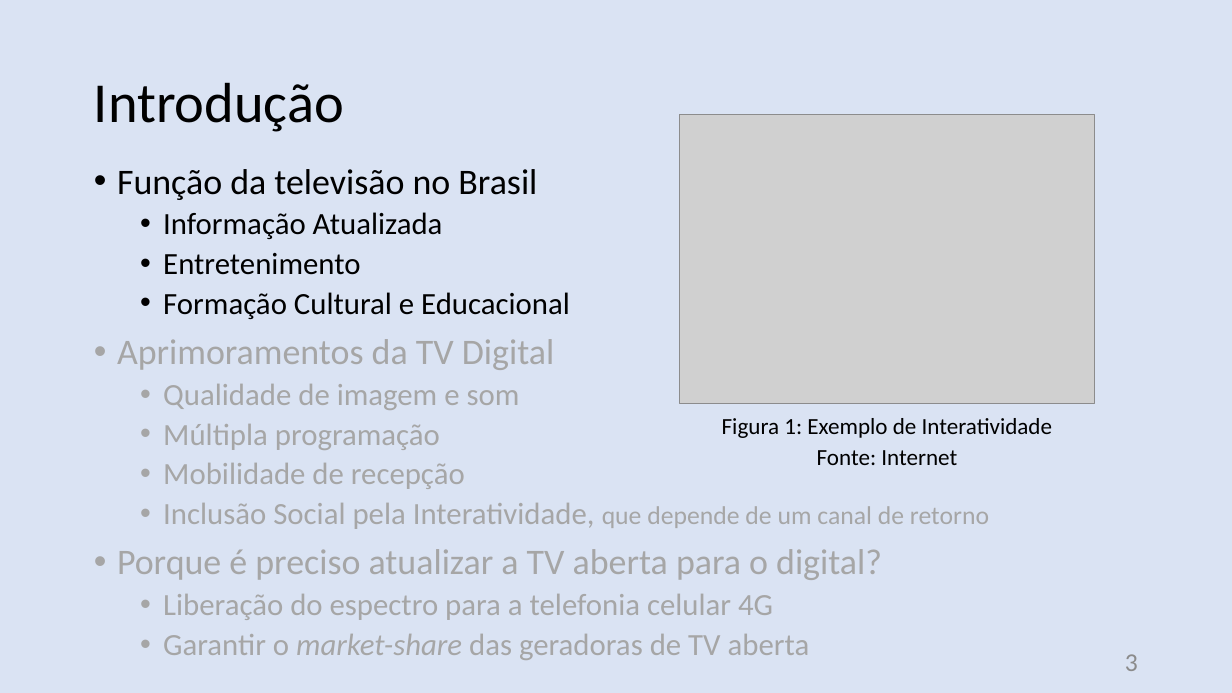
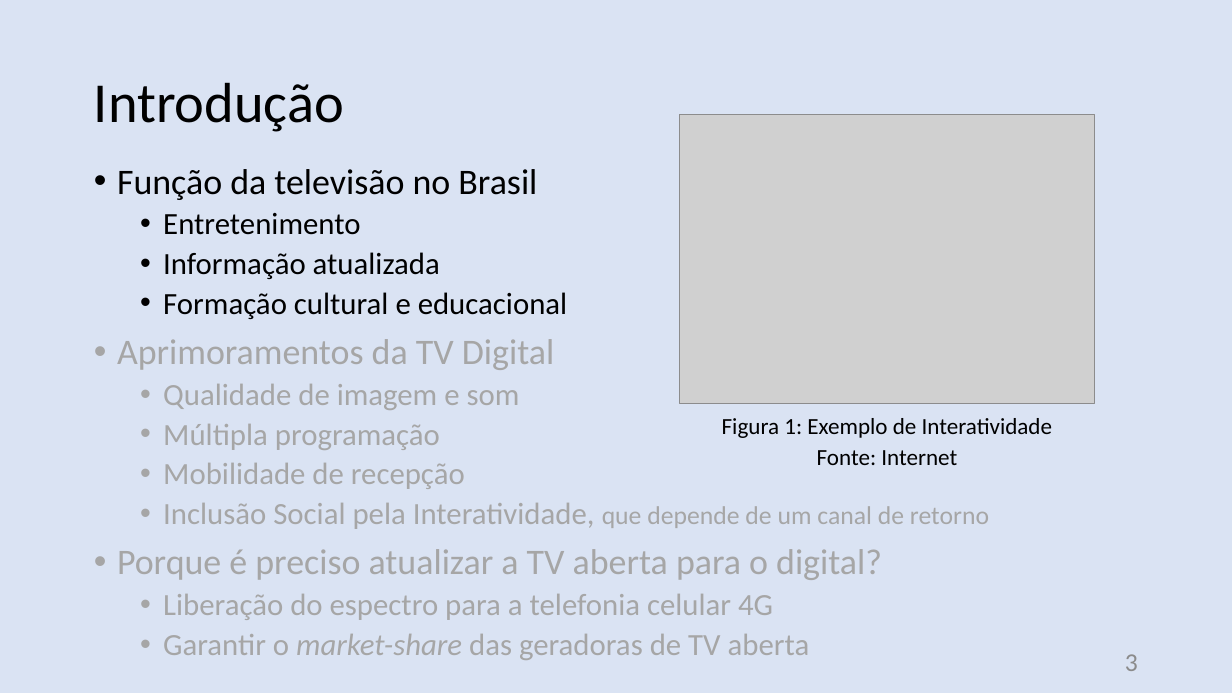
Before and after one commit to nasall2/TCC, a slide deck: slide 3 of relatorio/abntex2-modelos-1.9.2/figuras/apresentacao.pptx. Drawn at 1232x693 pixels with LibreOffice and Linux fonts; fonts in the diff are those of the drawing; grey boxes stand for pictures. Boxes give left, top, right and bottom in pixels: in the first picture for what was removed or moved away, otherwise in the second. Text is boxed around its words. In the diff, an @@ line names an element or a change of style, - is before the commit and + after.

```diff
--- a/relatorio/abntex2-modelos-1.9.2/figuras/apresentacao.pptx
+++ b/relatorio/abntex2-modelos-1.9.2/figuras/apresentacao.pptx
@@ text at (163, 212, 443, 239): paragraph removed @@
-  • Informação Atualizada
@@ text at (163, 252, 567, 319): text changed @@
-  • Formação Cultural e Educacional
+  • Informação atualizada
+  • Formação cultural e educacional
```
Also in this commit, not shown: 12 other slides changed, 22 other files.
